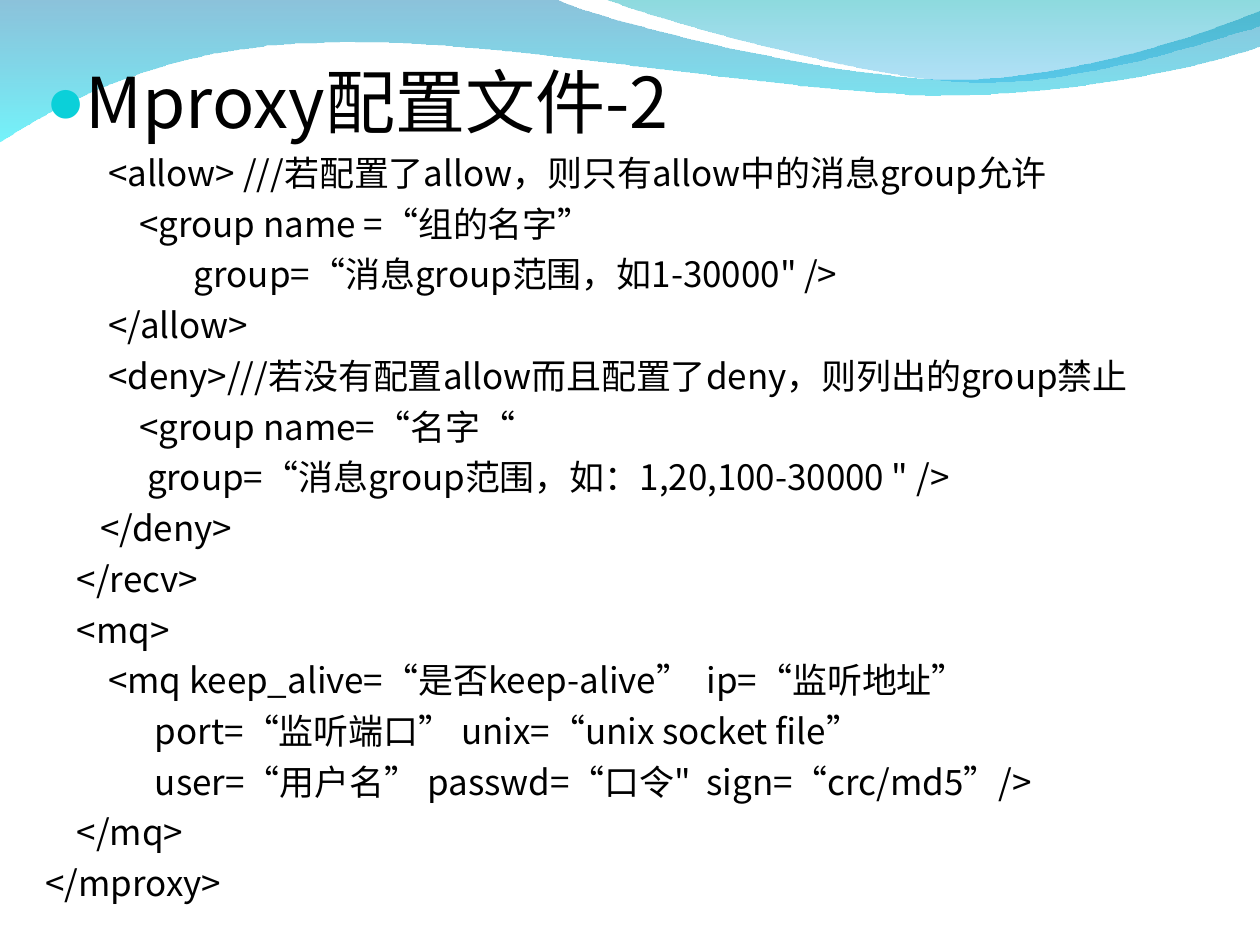
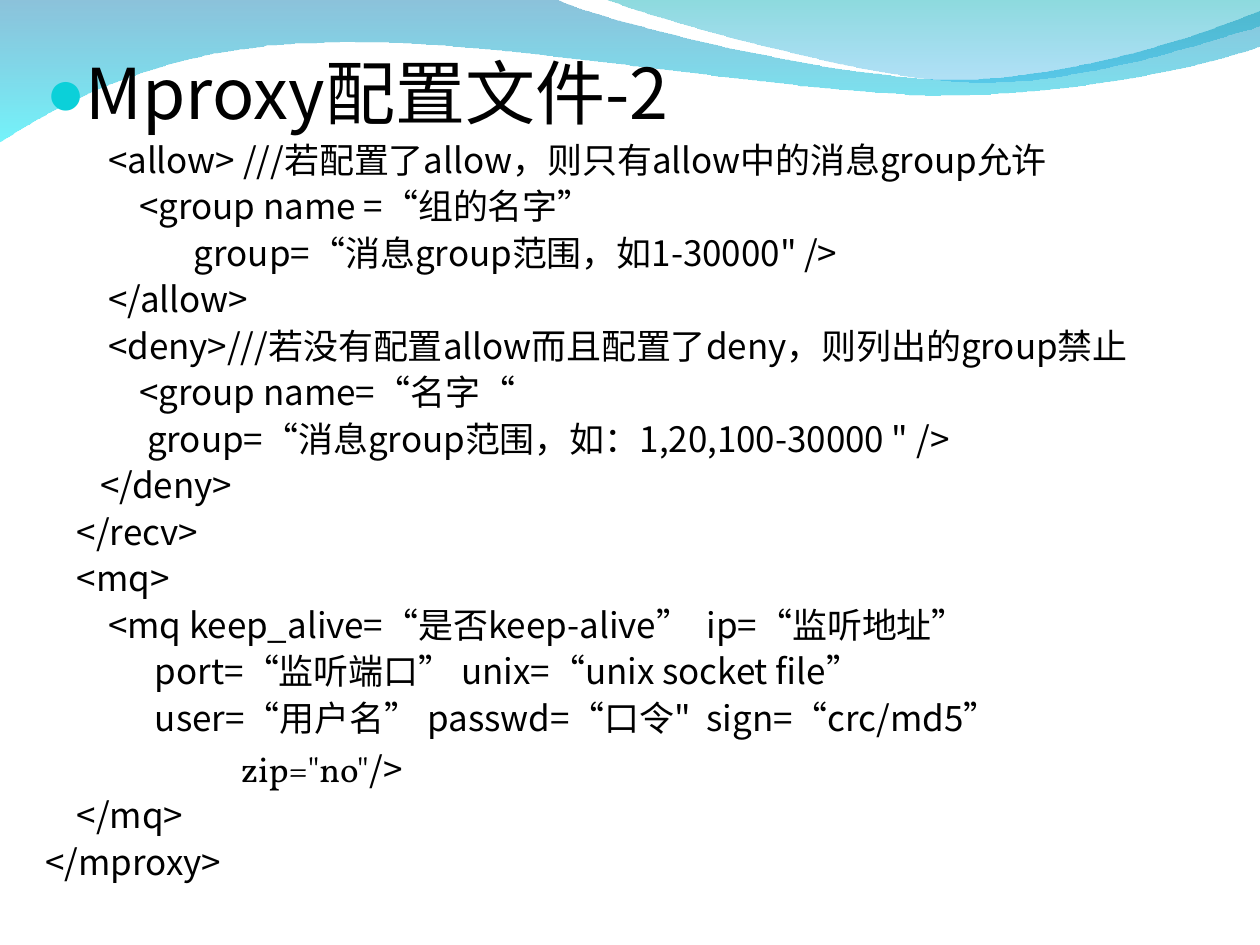
Before and after one commit to burstas/cwinux-mq, a slide deck: slide 13 of mq/doc/mq_introduce.ppt. Drawn at 1260x945 pixels with LibreOffice and Linux fonts; fonts in the diff are those of the drawing; background and template pictures are left out. Boxes give left, top, right and bottom in pixels: in the first picture for what was removed or moved away, otherwise in the second. Text is boxed around its words. In the diff, an @@ line names an element or a change of style, - is before the commit and + after.

```diff
--- a/mq/doc/mq_introduce.ppt
+++ b/mq/doc/mq_introduce.ppt
@@ text at <box>46,48,1128,883</box>: line spacing 1 to 0.9 @@
@@ text at <box>155,701,998,791</box>: text changed @@
-user=“用户名” passwd=“口令" sign=“crc/md5”/>
+user=“用户名” passwd=“口令" sign=“crc/md5”
+zip="no"/>
```
